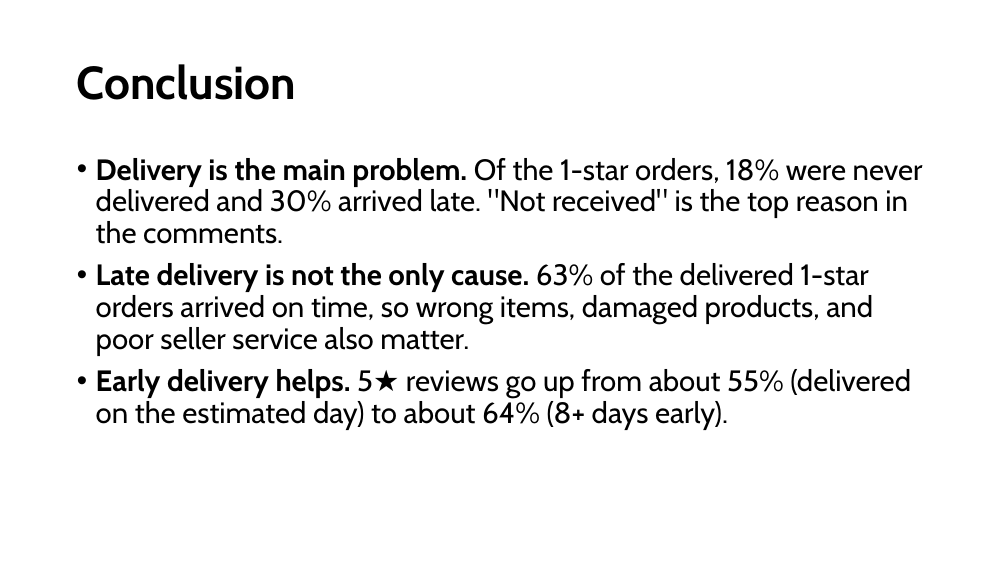
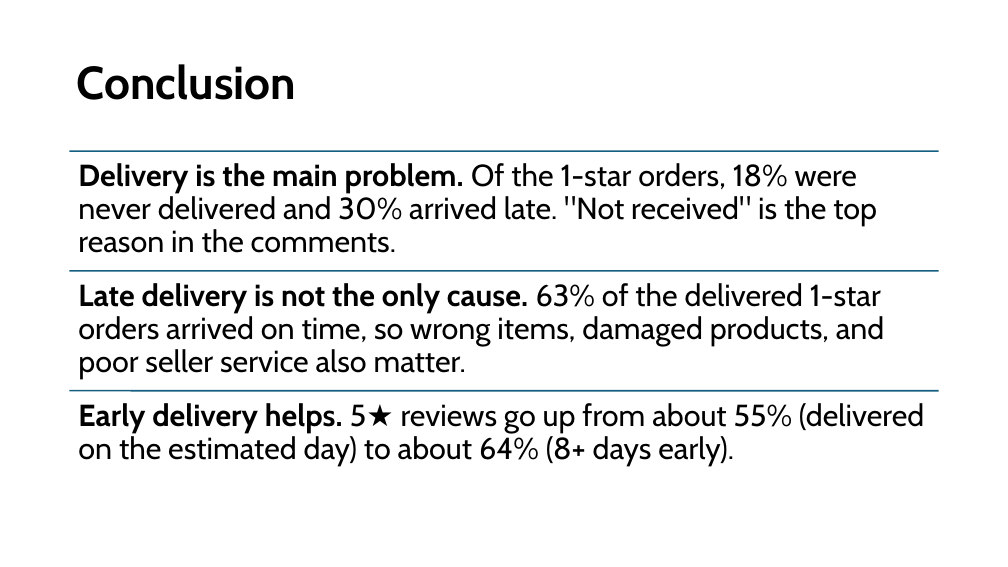
Before and after one commit to Sired1m/data_sprint_olist_G1, a slide deck: slide 37 of Olist Project updated.pptx (slide 36 before the commit). Drawn at 1008x567 pixels with LibreOffice and Linux fonts; fonts in the diff are those of the drawing. Boxes give left, top, right and bottom in pixels: in the first picture for what was removed or moved away, otherwise in the second. Text is boxed around its words. In the diff, an @@ line names an element or a change of style, - is before the commit and + after.

```diff
--- a/Olist Project updated.pptx
+++ b/Olist Project updated.pptx
@@ text at (96,158,923,244): paragraph removed @@
-• Delivery is the main problem. Of the 1-star orders, 18% were never delivered and 30% arrived late. "Not received" is the top reason in the comments.
@@ text "Late delivery is not the ...": place and size @@
-text "Late delivery is not the ..." at (96,158,923,430)
+text "Late delivery is not the ..." at (78,283,885,379)
@@ text "Late delivery is not the ..." at (78,283,885,379): size 28 to 29 pt; bullet • to none @@
@@ text at (96,369,911,430): paragraph removed @@
-• Early delivery helps. 5★ reviews go up from about 55% (delivered on the estimated day) to about 64% (8+ days early).
@@ group added at (70,151,939,466): 3 lines, 2 texts @@
+Delivery is the main problem. Of the 1-star orders, 18% were never delivered and 30% arrived late. "Not received" is the top reason in the comments.
+Early delivery helps. 5★ reviews go up from about 55% (delivered on the estimated day) to about 64% (8+ days early).
```
Also in this commit, not shown: 25 other slides changed, 2 slides added, 2 other files.
